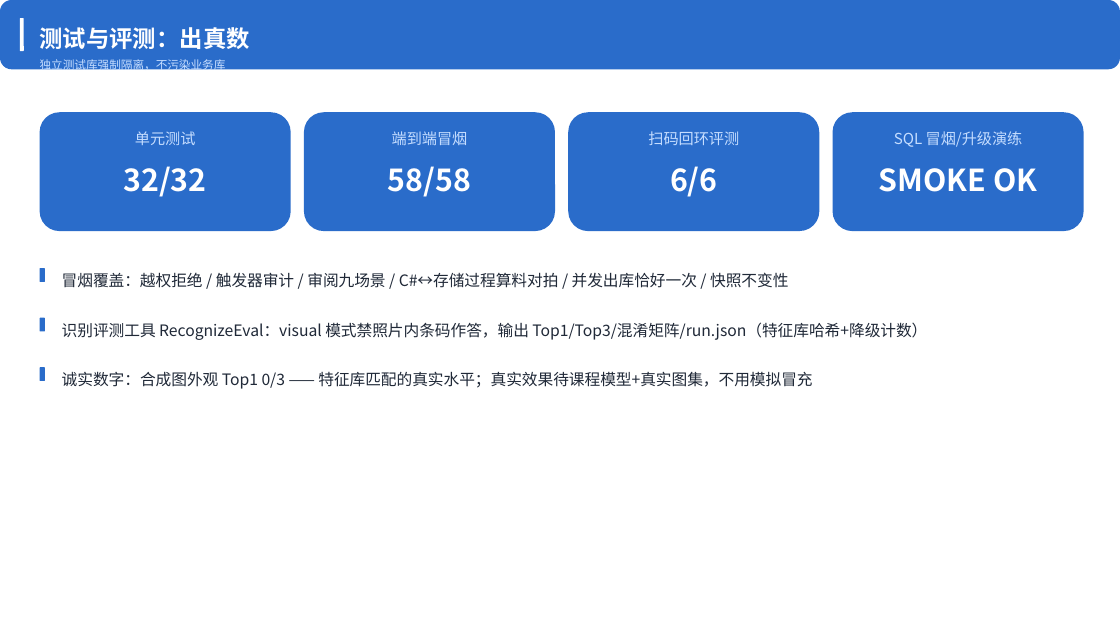
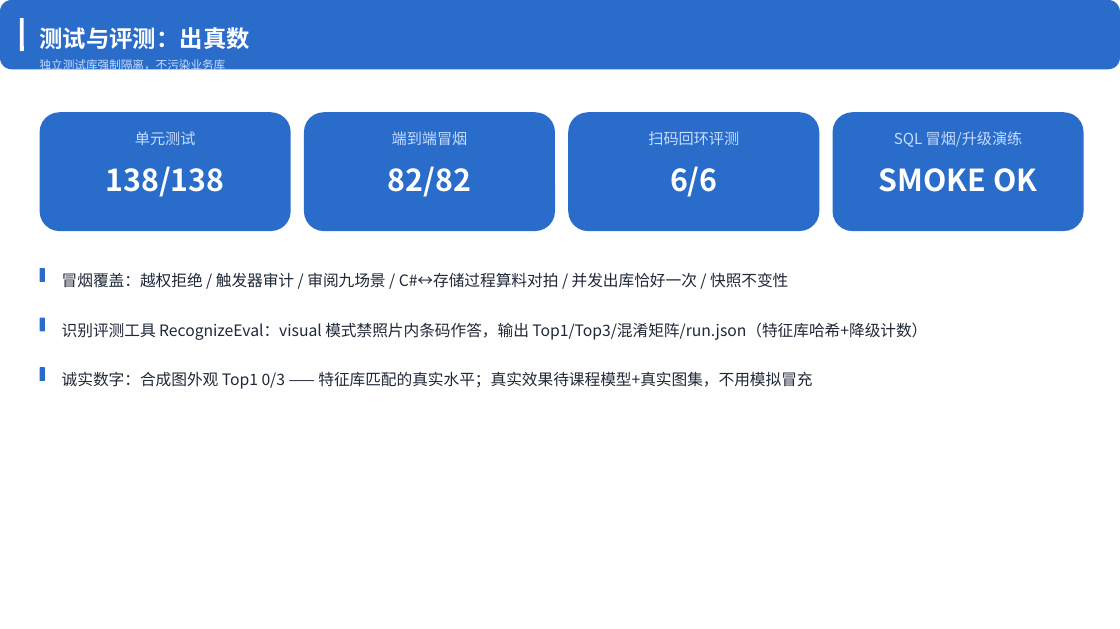
Before and after one commit to yq6666-66/IndustrialRepair, a slide deck: slide 6 of docs/答辩_工业维修智能化零件分配平台.pptx. Drawn at 1120x629 pixels with LibreOffice and Linux fonts; fonts in the diff are those of the drawing. Boxes give left, top, right and bottom in pixels: in the first picture for what was removed or moved away, otherwise in the second. Text is boxed around its words. In the diff, an @@ line names an element or a change of style, - is before the commit and + after.

```diff
--- a/docs/答辩_工业维修智能化零件分配平台.pptx
+++ b/docs/答辩_工业维修智能化零件分配平台.pptx
@@ text at <box>106,166,225,197</box>: text changed @@
-32/32
+138/138
@@ text at <box>388,166,471,197</box>: text changed @@
-58/58
+82/82
```
Also in this commit, not shown: 4 other slides changed, 3 other files.
